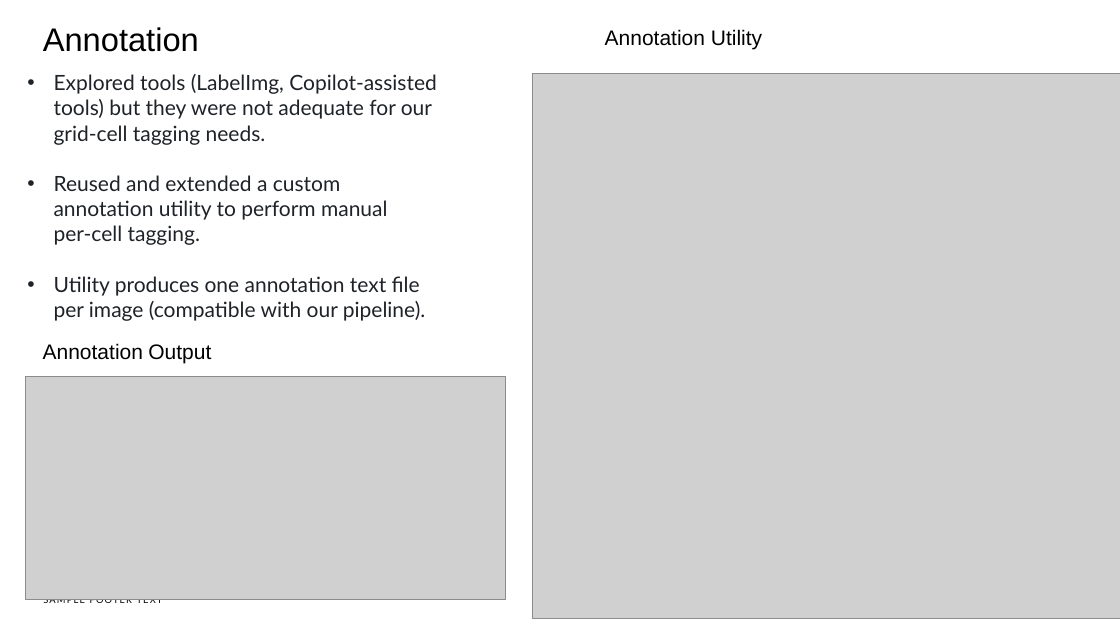
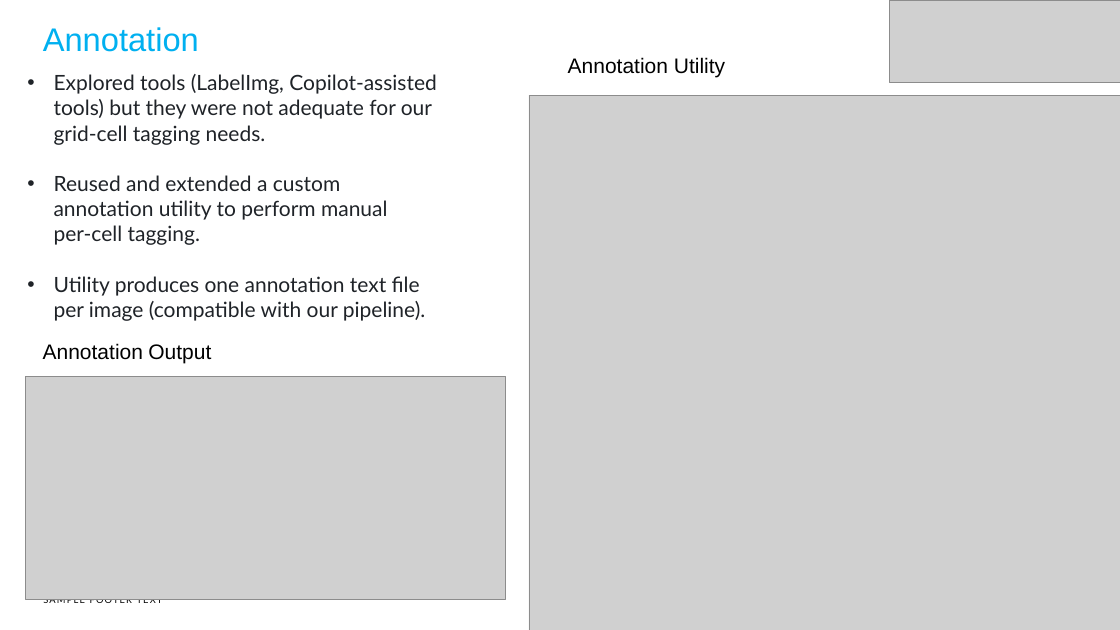
Before and after one commit to mepravintp/PG-IITB, a slide deck: slide 5 of cricket_object_detection/Group27-PMLProject.pptx. Drawn at 1120x630 pixels with LibreOffice and Linux fonts; fonts in the diff are those of the drawing; grey boxes stand for pictures. Boxes give left, top, right and bottom in pixels: in the first picture for what was removed or moved away, otherwise in the second. Text is boxed around its words. In the diff, an @@ line names an element or a change of style, - is before the commit and + after.

```diff
--- a/cricket_object_detection/Group27-PMLProject.pptx
+++ b/cricket_object_detection/Group27-PMLProject.pptx
@@ title "Annotation" at box(43, 27, 199, 52): text colour #000000 to #00B0F0 @@
@@ picture added at box(890, 0, 1120, 82) @@
@@ text "Annotation Utility": place and size @@
-text "Annotation Utility" at box(605, 29, 762, 49)
+text "Annotation Utility" at box(568, 57, 725, 78)
@@ picture: place and size @@
-picture at box(533, 73, 1120, 618)
+picture at box(529, 95, 1120, 630)
```
Also in this commit, not shown: 10 other slides changed, 2 slides removed, 1 other file.
